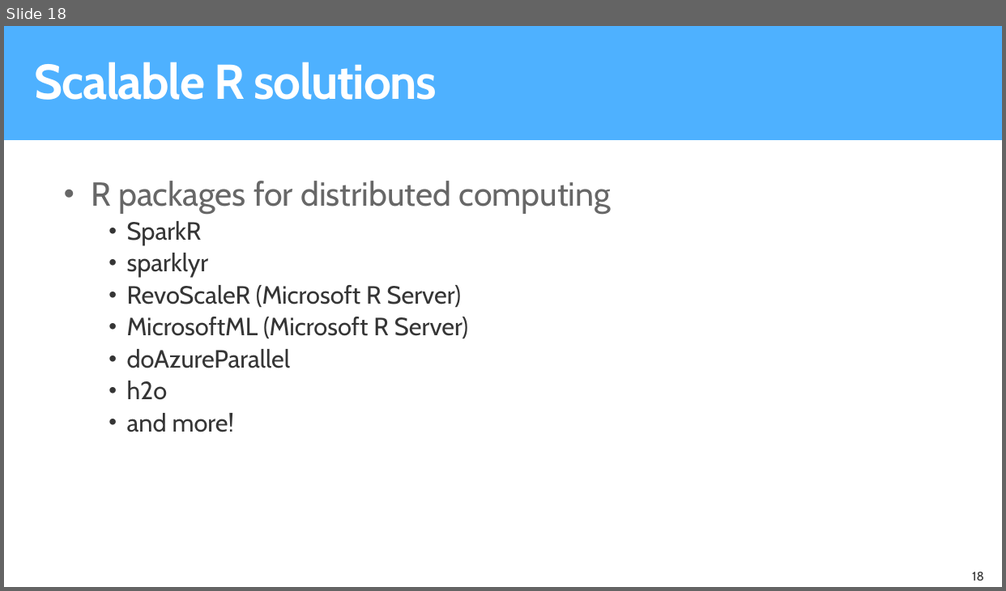
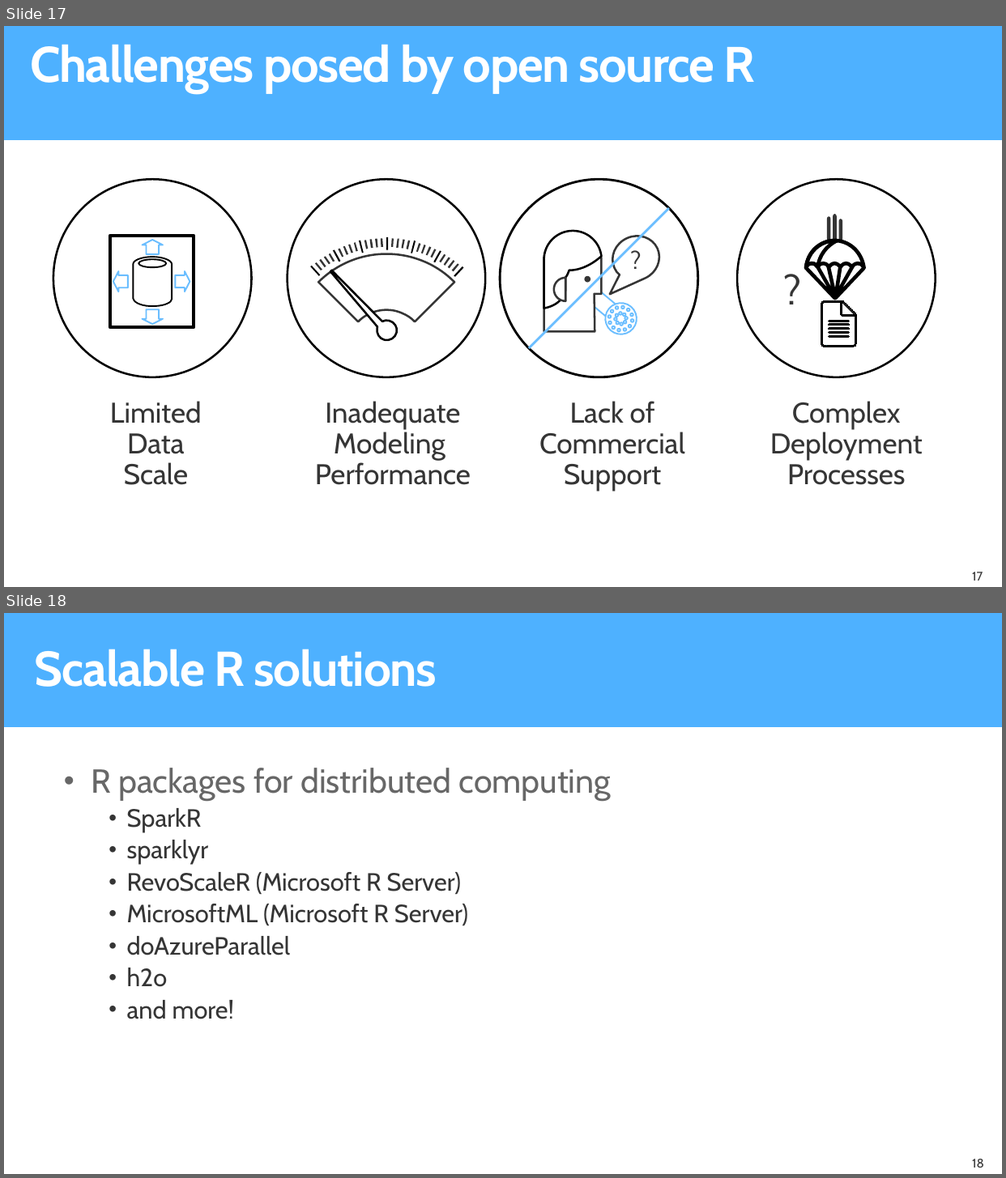
Before and after one commit to microsoft/AI-Immersion-Workshop, a slide deck: R server Tools for scaling R using Azure/docs/ToolsForScalingRUsingAzure.pptx. Shown one above the other, each under a label of ours: slide 18 before the commit, slides 17 and 18 after it. The pictures are 1006x591 and 1006x1178 pixels, drawn with LibreOffice and Linux fonts; fonts in the diff are those of the drawing; background and template pictures are left out. Boxes give left, top, right and bottom in pixels: in the first picture for what was removed or moved away, otherwise in the second. Text is boxed around its words. In the diff, an @@ line names an element or a change of style, - is before the commit and + after.

```diff
--- a/R server Tools for scaling R using Azure/docs/ToolsForScalingRUsingAzure.pptx
+++ b/R server Tools for scaling R using Azure/docs/ToolsForScalingRUsingAzure.pptx
@@ slide 17 added at box(4, 26, 1002, 587), background #FFFFFF @@
@@ rectangle added at box(4, 26, 1002, 140), fill #4EB1FF @@
@@ title added at box(30, 44, 756, 93), 49 pt, text #FFFFFF, bold @@
+Challenges posed by open source R
@@ group added at box(500, 179, 698, 378): 23 ellipses, 4 freeform shapes, 1 rectangle, 1 text, 1 line @@
+?
@@ group added at box(53, 179, 251, 378): 4 right arrows, 1 ellipse, 1 rectangle, 1 freeform shape @@
@@ group added at box(737, 179, 936, 378): 7 freeform shapes, 1 ellipse, 1 line, 1 text @@
+?
@@ group added at box(288, 179, 485, 378): 33 freeform shapes, 1 ellipse @@
@@ text added at box(110, 401, 202, 485), 28 pt, text #353535 @@
+Limited Data Scale
@@ text added at box(315, 401, 471, 485), 28 pt, text #353535 @@
+Inadequate
+Modeling Performance
@@ text added at box(539, 401, 685, 492), 28 pt, text #353535 @@
+Lack of Commercial Support
@@ text added at box(770, 401, 923, 485), 28 pt, text #353535 @@
+Complex Deployment
+Processes
@@ page number added at box(972, 572, 982, 581), 12.2 pt, text #353535 @@
+17
```
Also in this commit, not shown: 4 slides changed, 1 other slide added, 4 slides removed.
